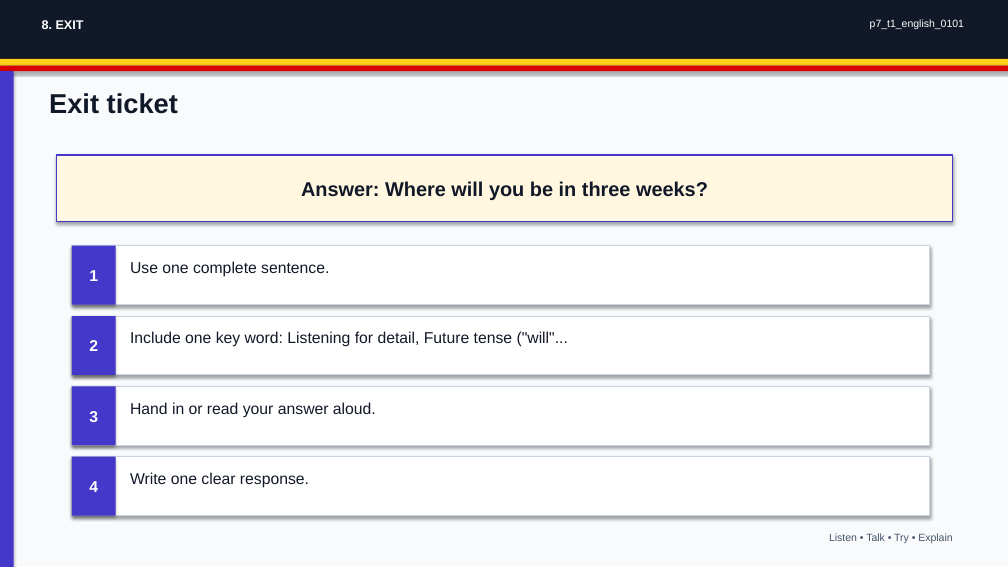
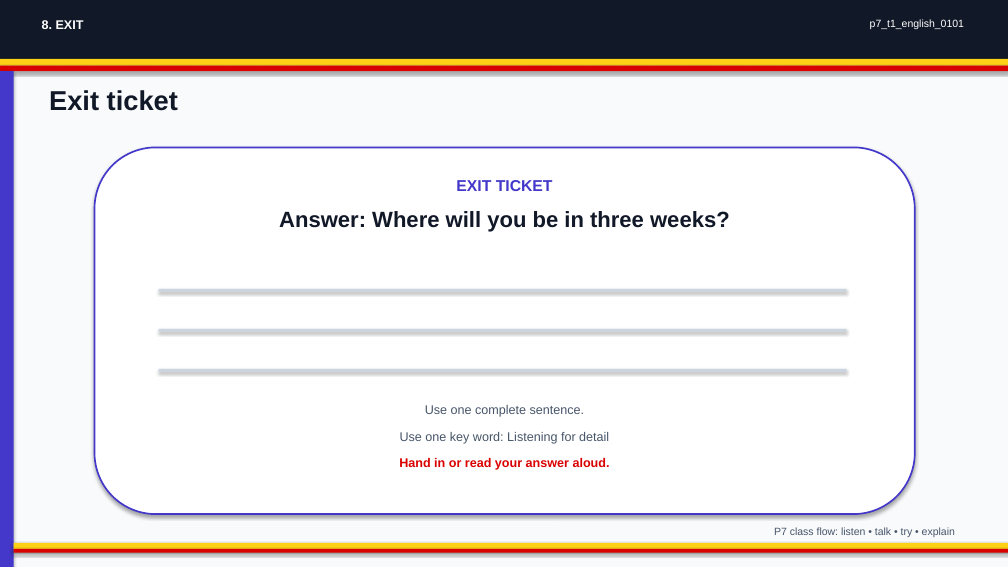
Before and after one commit to yousunjung84-edu/uganda-p7-mvp-20260629, a slide deck: slide 8 of uganda-p7-mvp/p7_t1_english_0101/p7_t1_english_0101.pptx. Drawn at 1008x567 pixels with LibreOffice and Linux fonts; fonts in the diff are those of the drawing. Boxes give left, top, right and bottom in pixels: in the first picture for what was removed or moved away, otherwise in the second. Text is boxed around its words. In the diff, an @@ line names an element or a change of style, - is before the commit and + after.

Commit message:
Publish upgraded classroom decks

```diff
--- a/uganda-p7-mvp/p7_t1_english_0101/p7_t1_english_0101.pptx
+++ b/uganda-p7-mvp/p7_t1_english_0101/p7_t1_english_0101.pptx
@@ rounded rectangle added at (x1=95, y1=147, x2=915, y2=514), fill #FFFFFF, outline #4338CA 1.6 pt, 15 pt, text #4338CA, bold @@
+EXIT TICKET
@@ text "Answer: Where will you be ..." moved from (x1=57, y1=155, x2=953, y2=222) to (x1=279, y1=211, x2=730, y2=232) @@
@@ text "Answer: Where will you be ..." at (x1=279, y1=211, x2=730, y2=232): size 19 to 21 pt; vertical alignment middle to top; fill #FFF7E0 to none; outline #4338CA 1.4 pt to none; shadow off @@
@@ rectangle removed at (x1=72, y1=246, x2=116, y2=305) @@
-1
@@ rectangle resized from (x1=72, y1=246, x2=930, y2=305) to (x1=159, y1=289, x2=847, y2=292) @@
@@ rectangle removed at (x1=72, y1=316, x2=116, y2=375) @@
-2
@@ rectangle resized from (x1=72, y1=316, x2=930, y2=375) to (x1=159, y1=329, x2=847, y2=332) @@
@@ rectangle removed at (x1=72, y1=386, x2=116, y2=445) @@
-3
@@ fill #FFFFFF to #CBD5E1; outline #CBD5E1 0.9 pt to none in 3 elements at (x1=159, y1=289, x2=847, y2=292), (x1=159, y1=329, x2=847, y2=332), (x1=159, y1=369, x2=847, y2=372) @@
@@ rectangle resized from (x1=72, y1=386, x2=930, y2=445) to (x1=159, y1=369, x2=847, y2=372) @@
@@ text "Use one complete sentence." moved from (x1=130, y1=261, x2=329, y2=277) to (x1=425, y1=405, x2=585, y2=417) @@
@@ text "Use one complete sentence." at (x1=425, y1=405, x2=585, y2=417): size 15 to 12 pt, text colour #111827 to #475569; alignment left to centre @@
@@ text at (x1=400, y1=432, x2=609, y2=444): text changed; size 15 to 12 pt; text colour #111827 to #475569 @@
-Include one key word: Listening for detail, Future tense ("will"...
+Use one key word: Listening for detail
@@ rectangle removed at (x1=72, y1=457, x2=116, y2=516) @@
-4
@@ text removed at (x1=130, y1=472, x2=309, y2=488) @@
-Write one clear response.
@@ text "Hand in or read your ..." moved from (x1=130, y1=402, x2=376, y2=418) to (x1=399, y1=458, x2=610, y2=470) @@
@@ text "Hand in or read your ..." at (x1=399, y1=458, x2=610, y2=470): size 15 to 12 pt, text colour #111827 to #D90000, bold on; alignment left to centre @@
@@ text at (x1=774, y1=527, x2=955, y2=537): text changed @@
-Listen • Talk • Try • Explain
+P7 class flow: listen • talk • try • explain
@@ rectangle resized from (x1=72, y1=457, x2=930, y2=516) to (x1=14, y1=543, x2=1008, y2=549) @@
@@ rectangle at (x1=14, y1=543, x2=1008, y2=549): fill #FFFFFF to #FCD116; outline #CBD5E1 0.9 pt to none @@
@@ rectangle added at (x1=14, y1=549, x2=1008, y2=553), fill #D90000 @@
```
Also in this commit, not shown: 7 other slides changed, 34 other files.
